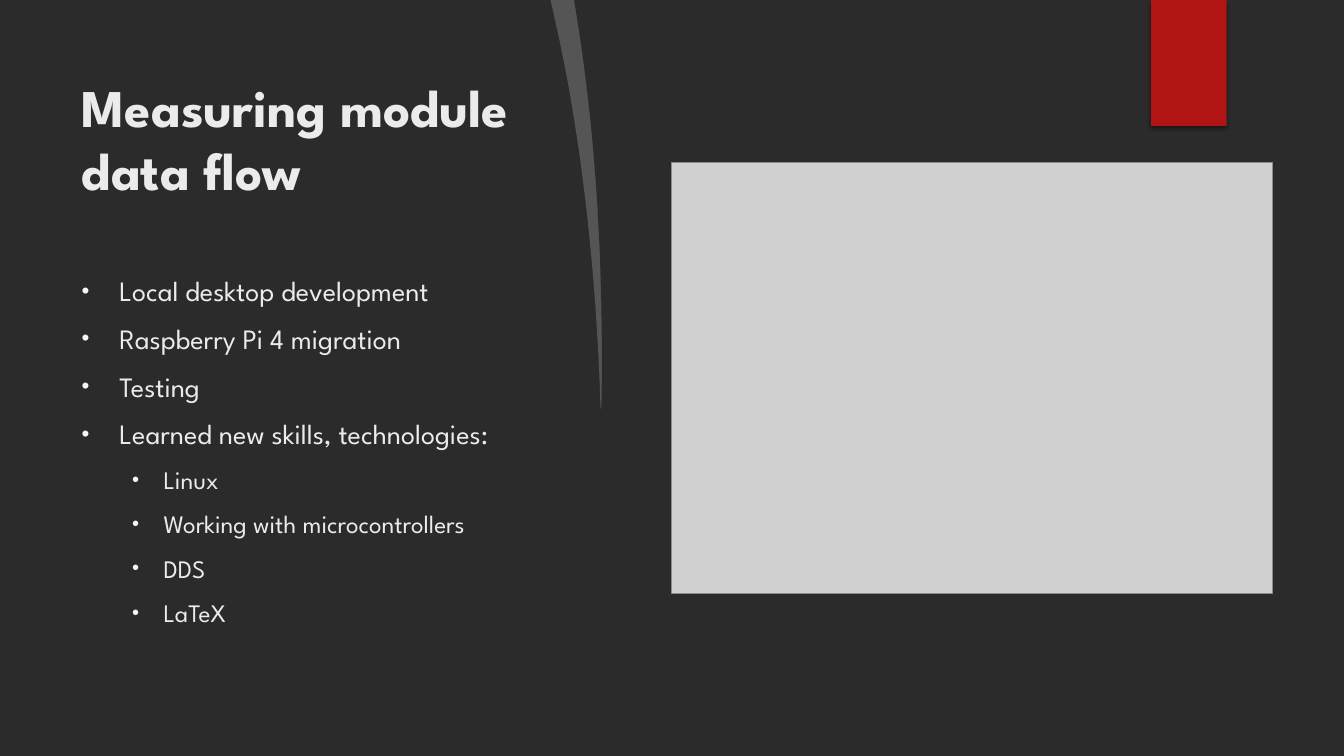
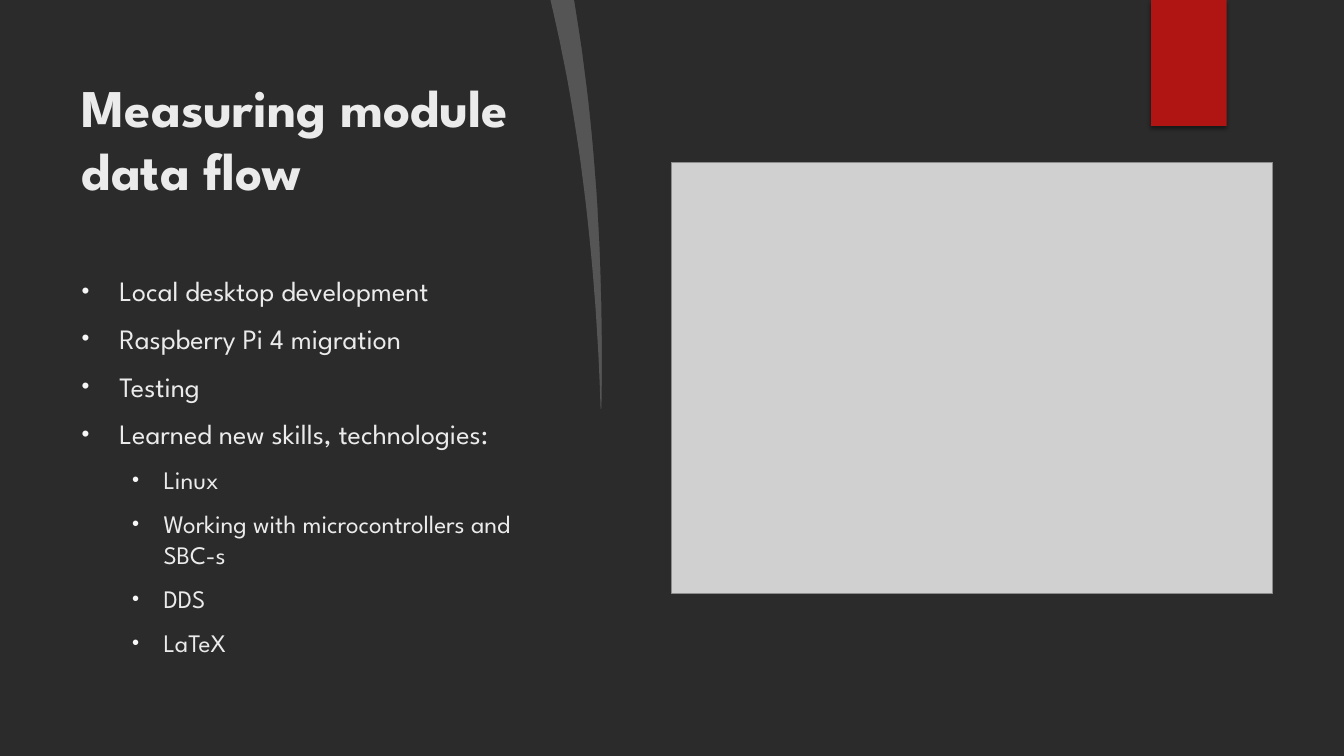
Before and after one commit to GJanos/DDS-RasPi4-ESP32-Communication, a slide deck: slide 9 of Documentation/Smart braking system.pptx (slide 7 before the commit). Drawn at 1344x756 pixels with LibreOffice and Linux fonts; fonts in the diff are those of the drawing; grey boxes stand for pictures; background and template pictures are left out; a plain dark background stands for a picture behind light text. Boxes give left, top, right and bottom in pixels: in the first picture for what was removed or moved away, otherwise in the second. Text is boxed around its words. In the diff, an @@ line names an element or a change of style, - is before the commit and + after.

```diff
--- a/Documentation/Smart braking system.pptx
+++ b/Documentation/Smart braking system.pptx
@@ text at [164, 515, 510, 565]: text changed @@
-  • Working with microcontrollers
+  • Working with microcontrollers and SBC-s
```
Also in this commit, not shown: 4 other slides changed, 4 slides added, 2 slides removed, 2 other files.
